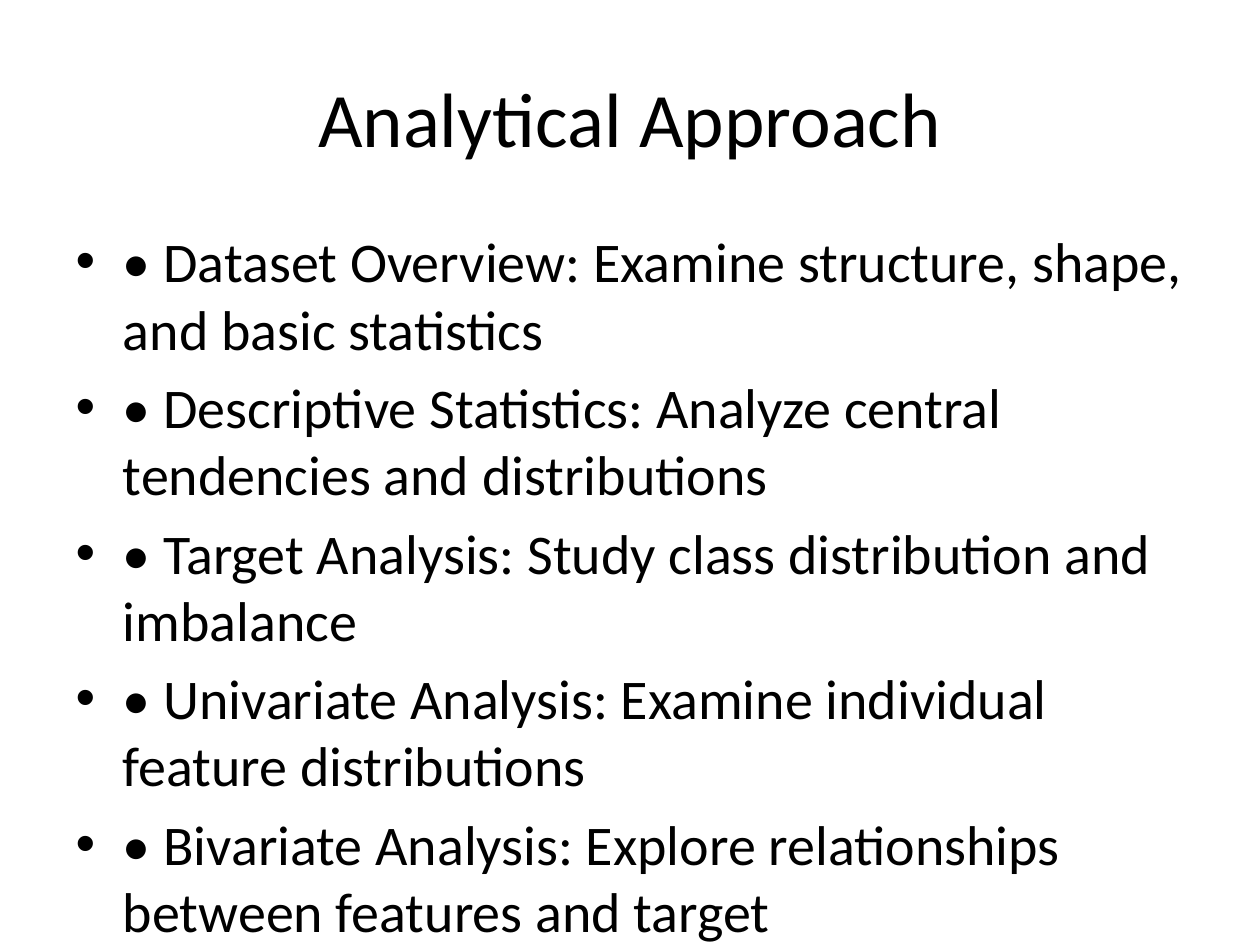
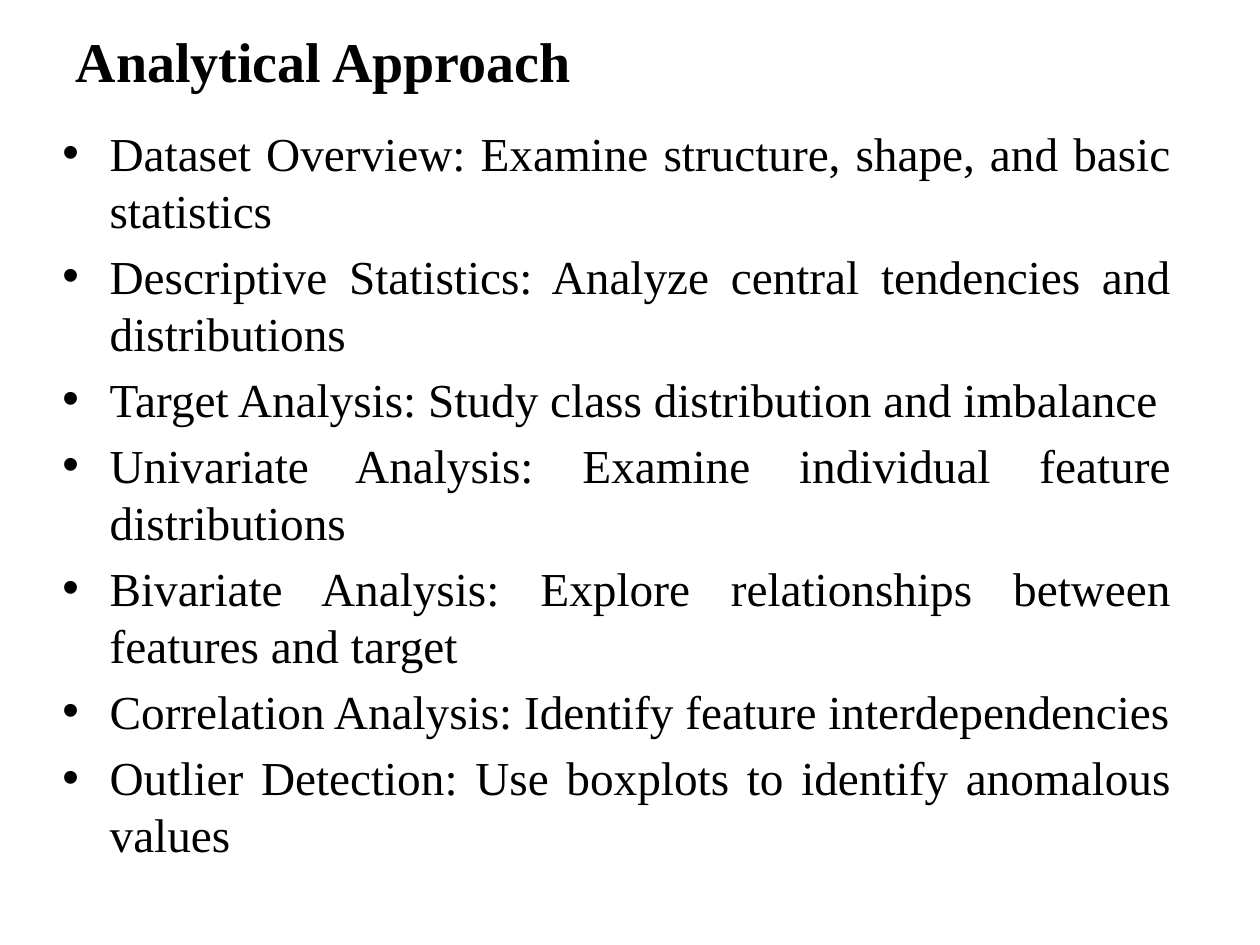
Before and after one commit to AhmadFarazWeb3Developer/Ethereum-Fraud-Detection-Using-AI, a slide deck: slide 4 of Assignment_01/Assignment_02_Presentation.pptx (slide 3 before the commit). Drawn at 1260x945 pixels with LibreOffice and Linux fonts; fonts in the diff are those of the drawing. Boxes give left, top, right and bottom in pixels: in the first picture for what was removed or moved away, otherwise in the second. Text is boxed around its words. In the diff, an @@ line names an element or a change of style, - is before the commit and + after.

```diff
--- a/Assignment_01/Assignment_02_Presentation.pptx
+++ b/Assignment_01/Assignment_02_Presentation.pptx
@@ title "Analytical Approach": place and size @@
-title "Analytical Approach" at (318,93,940,160)
+title "Analytical Approach" at (76,43,571,93)
@@ title "Analytical Approach" at (76,43,571,93): size 44 to 32 pt, font Calibri to Times New Roman, bold on; alignment centre to left @@
@@ text at (110,138,1171,853): text changed; size 32 to 27 pt; font Calibri to Times New Roman @@
-• • Dataset Overview: Examine structure, shape, and basic statistics
-• • Descriptive Statistics: Analyze central tendencies and distributions
-• • Target Analysis: Study class distribution and imbalance
-• • Univariate Analysis: Examine individual feature distributions
-• • Bivariate Analysis: Explore relationships between features and target
-• • Correlation Analysis: Identify feature interdependencies
-• • Outlier Detection: Use boxplots to identify anomalous values
+• Dataset Overview: Examine structure, shape, and basic statistics
+• Descriptive Statistics: Analyze central tendencies and distributions
+• Target Analysis: Study class distribution and imbalance
+• Univariate Analysis: Examine individual feature distributions
+• Bivariate Analysis: Explore relationships between features and target
+• Correlation Analysis: Identify feature interdependencies
+• Outlier Detection: Use boxplots to identify anomalous values
```
Also in this commit, not shown: 10 other slides changed, 1 slide added, 24 other files.
